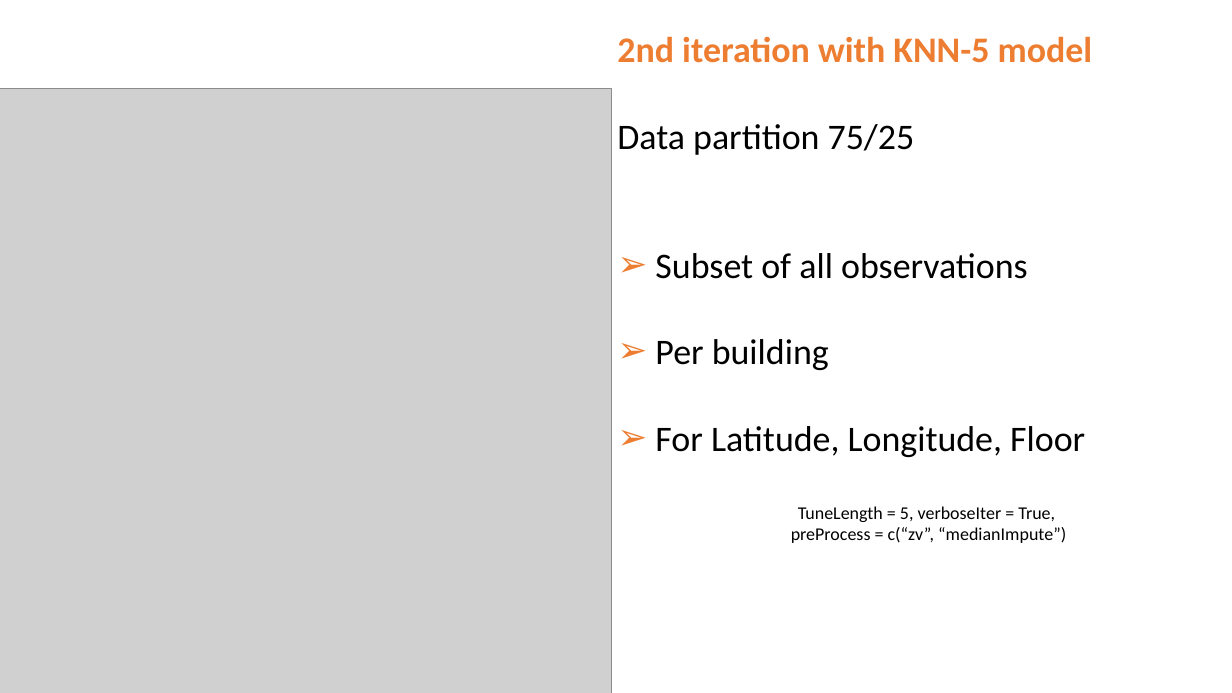
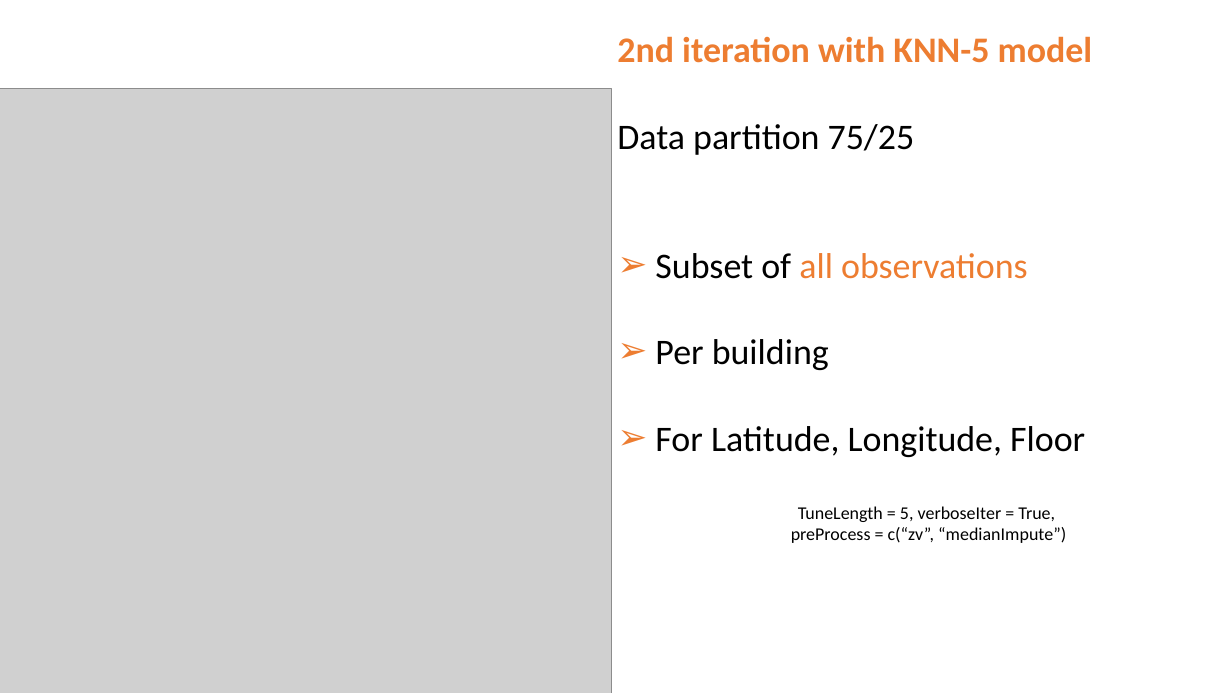
Before and after one commit to NatasjaFortuin/Wifi-locationing, a slide deck: slide 16 of Data etc/Pres Wifi.pptx. Drawn at 1232x693 pixels with LibreOffice and Linux fonts; fonts in the diff are those of the drawing; grey boxes stand for pictures. Boxes give left, top, right and bottom in pixels: in the first picture for what was removed or moved away, otherwise in the second. Text is boxed around its words. In the diff, an @@ line names an element or a change of style, - is before the commit and + after.

```diff
--- a/Data etc/Pres Wifi.pptx
+++ b/Data etc/Pres Wifi.pptx
@@ text at <box>655,253,1028,279</box>: text colour #000000 to #ED7D31 in "all observations" @@
```
Also in this commit, not shown: 14 other slides changed, 3 slides added, 3 slides removed, 16 other files.
